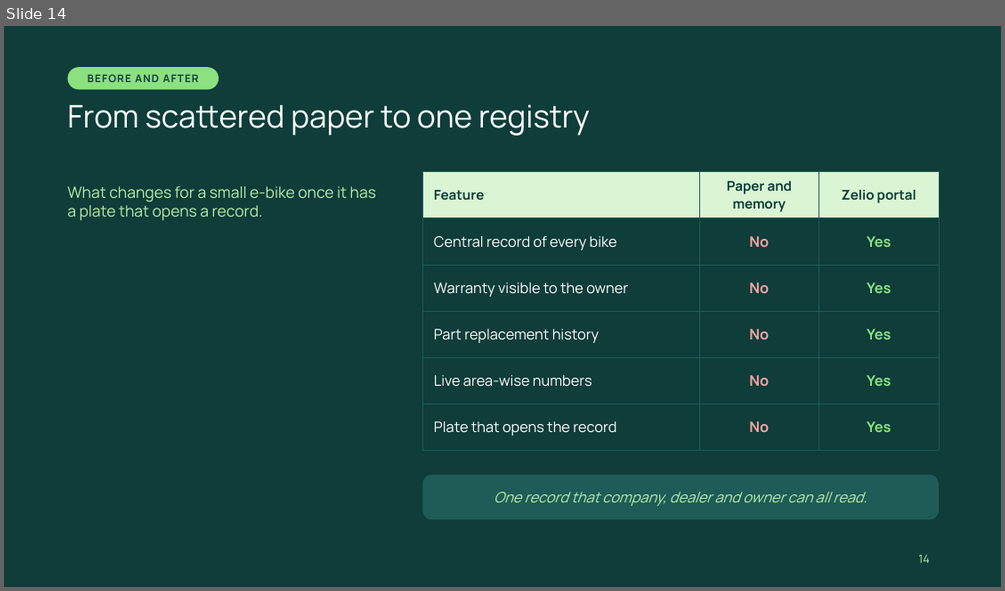
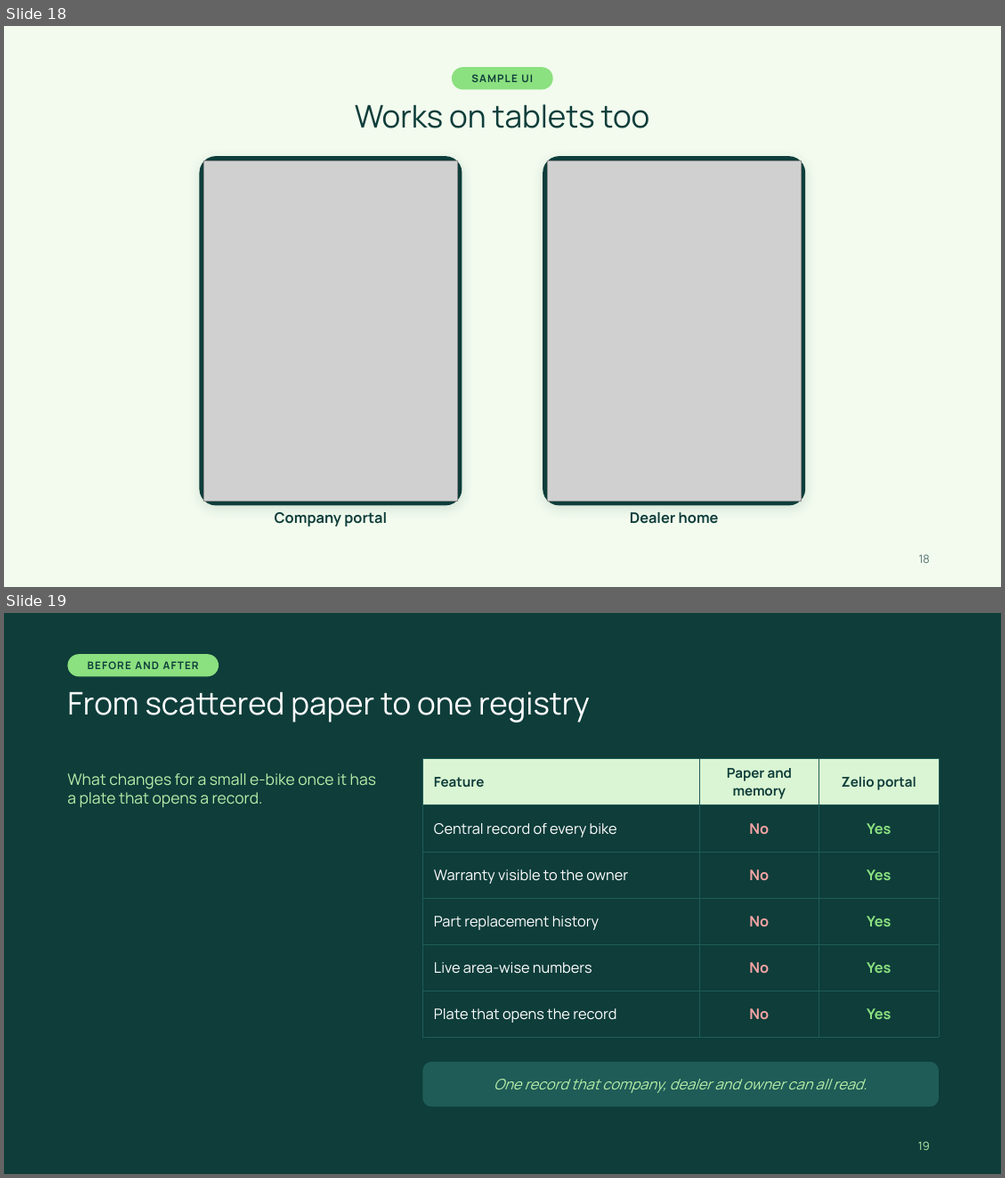
Before and after one commit to aakashvats2910/fans-app, a slide deck: ev-registry/docs/zelio-deck-mint.pptx. Shown one above the other, each under a label of ours: slide 14 before the commit, slides 18 and 19 after it. The pictures are 1005x591 and 1005x1178 pixels, drawn with LibreOffice and Linux fonts; fonts in the diff are those of the drawing; grey boxes stand for pictures; background and template pictures are left out. Boxes give left, top, right and bottom in pixels: in the first picture for what was removed or moved away, otherwise in the second. Text is boxed around its words. In the diff, an @@ line names an element or a change of style, - is before the commit and + after.

```diff
--- a/ev-registry/docs/zelio-deck-mint.pptx
+++ b/ev-registry/docs/zelio-deck-mint.pptx
@@ slide 18 added at <box>4,26,1001,587</box>, background #F2FBEE @@
@@ rounded rectangle added at <box>452,67,553,89</box>, fill #8BE07F @@
@@ text added at <box>471,74,533,82</box>, 10 pt, text #0E3D3A, bold @@
+SAMPLE UI
@@ title added at <box>355,104,650,128</box>, 30 pt, text #0E3D3A @@
+Works on tablets too
@@ rounded rectangle added at <box>199,156,461,506</box>, fill #0E3D3A @@
@@ rounded rectangle added at <box>543,156,806,506</box>, fill #0E3D3A @@
@@ picture added at <box>203,160,457,501</box> @@
@@ picture added at <box>547,160,801,501</box> @@
@@ text added at <box>275,512,387,526</box>, 14 pt, text #0E3D3A, bold @@
+Company portal
@@ text added at <box>630,512,719,523</box>, 14 pt, text #0E3D3A, bold @@
+Dealer home
@@ page number added at <box>919,554,930,563</box>, 11 pt, text #5C7A76 @@
+18
@@ what was slide 14 is now slide 19 @@
@@ page number at <box>918,1141,930,1150</box>: text changed @@
-14
+19
```
Also in this commit, not shown: 1 slide changed, 4 other slides added, 1 slide removed.
